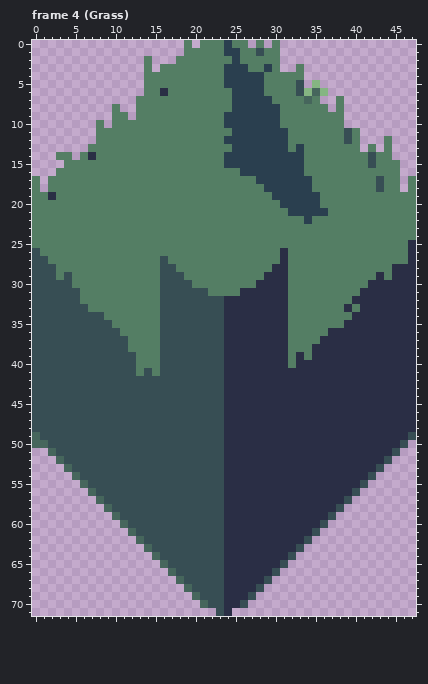
Pixel-art file, stored at resources/asesprite/blocks/nodes.aseprite. The picture above was drawn from the file before the commit.
48x72 pixels, 6 frames. Shown: frame 4 (Grass). The commit also changed other frames, which this record leaves out.
The same view after the edit:
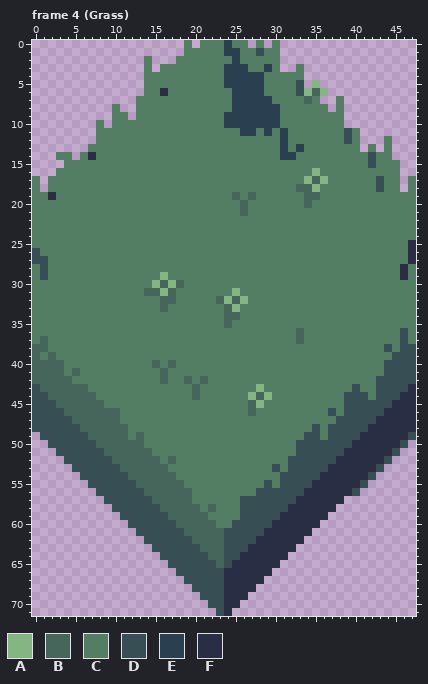
Palette (. is transparent): A #85b582  B #46665c  C #547e64  D #374e54  E #2a3f4f  F #2a2e45
Changes in this commit:
layer "vertical half" added
Frame 4 (Grass), layers "vertical half", "solid":
y 11: x 25 E -> C; x 28 E -> C; x 30 E -> C
y 12: x 24..30 EEEEEEE -> CCCCCCC
y 13: x 25..30 EEEEEE -> CCCCCC
y 14: x 24..30 EEEEEEE -> CCCCCCC; x 33 E -> C
y 15: x 24..33 EEEEEEEEEE -> CCCCCCCCCC
y 16: x 26..33 EEEEEEEE -> CCCCCCCC; x 35 C -> A
y 17: x 28..36 EEEEEEECC -> CCCCCCABA
y 18: x 29..35 EEEEEEC -> CCCCBBA
y 19: x 25 C -> B; x 27 C -> B; x 30..35 EEEEEE -> CCCCBB
y 20: x 26 C -> B; x 31..35 EEEEE -> CCCBC
y 21: x 26 C -> B; x 32..36 EEEEE -> CCCCC
y 22: x 34 E -> C
y 26: x 31 F -> C
y 27: x 16 D -> C; x 31 F -> C
y 28: x 0 D -> C; x 2 D -> C; x 16..17 DD -> CC; x 30..31 FF -> CC; x 45 F -> C; x 47 F -> C
y 29: x 0 D -> C; x 2 D -> C; x 4 D -> C; x 16..18 DDD -> ACC; x 29..31 FFF -> CCC; x 43 F -> C; x 45 F -> C; x 47 F -> C
y 30: x 0..4 DDDDD -> CCCCC; x 15..19 CDDDD -> ABABC; x 28..31 FFFF -> CCCC; x 42..47 FFFFFF -> CCCCCC
y 31: x 0..5 DDDDDD -> CCCCCC; x 14..21 CCDDDDDD -> BBABCCCC; x 25..31 CFFFFFF -> ACCCCCC; x 41..47 FFFFFFF -> CCCCCCC
y 32: x 0..5 DDDDDD -> CCCCCC; x 16..31 DDDDDDDDFFFFFFFF -> BBCCCCCBABACCCCC; x 40..47 FFFFFFFF -> CCCCCCCC
y 33: x 0..6 DDDDDDD -> CCCCCCC; x 16..31 DDDDDDDDFFFFFFFF -> BCCCCCCCBACCCCCC; x 39 F -> C; x 41..47 FFFFFFF -> CCCCCCC
y 34: x 0..8 DDDDDDDDD -> CCCCCCCCC; x 16..31 DDDDDDDDFFFFFFFF -> CCCCCCCCBBCCCCCC; x 40..47 FFFFFFFF -> CCCCCCCC
y 35: x 0..9 DDDDDDDDDD -> CCCCCCCCCC; x 16..31 DDDDDDDDFFFFFFFF -> CCCCCCCCBCCCCCCC; x 39..47 FFFFFFFFF -> CCCCCCCCC
y 36: x 0..10 DDDDDDDDDDD -> CCCCCCCCCCC; x 16..31 DDDDDDDDFFFFFFFF -> CCCCCCCCCCCCCCCC; x 33 C -> B; x 37..47 FFFFFFFFFFF -> CCCCCCCCCDC
y 37: x 0..11 DDDDDDDDDDDD -> CBCCCCCCCCCC; x 16..31 DDDDDDDDFFFFFFFF -> CCCCCCCCCCCCCCCC; x 33 C -> B; x 36..47 FFFFFFFFFFFF -> CCCCCCCCCCDC
y 38: x 0..11 DDDDDDDDDDDD -> BBCCCCCCCCCC; x 16..31 DDDDDDDDFFFFFFFF -> CCCCCCCCCCCCCCCC; x 35..47 FFFFFFFFFFFFF -> CCCCCCCCCDCDD
y 39: x 0..12 DDDDDDDDDDDDD -> BCBCCCCCCCCCC; x 16..31 DDDDDDDDFFFFFFFF -> CCCCCCCCCCCCCCCC; x 33 F -> C; x 35..47 FFFFFFFFFFFFF -> CCCCCCCCCCDDD
y 40: x 0..12 DDDDDDDDDDDDD -> BBBBCCCCCCCCC; x 15..31 CDDDDDDDDFFFFFFFF -> BCBCCCCCCCCCCCCCC; x 33..47 FFFFFFFFFFFFFFF -> CCCCCCCCCCCDDDD
y 41: x 0..12 DDDDDDDDDDDDD -> BBBBCBCCCCCCC; x 14 D -> C; x 16..47 DDDDDDDDFFFFFFFFFFFFFFFFFFFFFFFF -> BCCCCCCCCCCCCCCCCCCCCCCCCCCCDDDD
y 42: x 0..47 DDDDDDDDDDDDDDDDDDDDDDDDFFFFFFFFFFFFFFFFFFFFFFFF -> BBBBBCCCCCCCCCCCBCCBCBCCCCCCCCCCCCCCCCCCCCCDDDDD
y 43: x 1..46 DDDDDDDDDDDDDDDDDDDDDDDFFFFFFFFFFFFFFFFFFFFFFF -> BBBBBBCCCCCCCCCCCCCBCCCCCCCACCCCCCCCCCCDCCDDDD
y 44: x 2..45 DDDDDDDDDDDDDDDDDDDDDDFFFFFFFFFFFFFFFFFFFFFF -> BBBBBBCCCCCCCCCCCCBCCCCCCABACCCCCCCCCDDDCDDD
y 45: x 3..44 DDDDDDDDDDDDDDDDDDDDDFFFFFFFFFFFFFFFFFFFFF -> BBBBBBCCCCCCCCCCCCCCCCCCBACCCCCCCCCCDDDDDD
y 46: x 4..43 DDDDDDDDDDDDDDDDDDDDFFFFFFFFFFFFFFFFFFFF -> BBBBBBBCCCCCCCCCCCCCCCCBCCCCCCCCCDCDDDDD
y 47: x 5..42 DDDDDDDDDDDDDDDDDDDFFFFFFFFFFFFFFFFFFF -> BBBBBBCCCCCCCCCCCCCCCCCCCCCCCCCCCDDDDD
y 48: x 6..41 DDDDDDDDDDDDDDDDDDFFFFFFFFFFFFFFFFFF -> BBBBBBCCCCCCCCCCCCCCCCCCCCCCCDCDDDDD
y 49: x 0 B -> .; x 7..40 DDDDDDDDDDDDDDDDDFFFFFFFFFFFFFFFFF -> BBBBBCBCCCCCCCCCCCCCCCCCCCCDDCDDDD
y 50: x 0..1 BB -> ..; x 8..39 DDDDDDDDDDDDDDDDFFFFFFFFFFFFFFFF -> BBBBBBCCCCCCCCCCCCCCCCCCCDDDDDDD
y 51: x 2 B -> .; x 9..38 DDDDDDDDDDDDDDDFFFFFFFFFFFFFFF -> BBBBBBCCCCCCCCCCCCCCCCCCDDDDDD
y 52: x 3 B -> .; x 10..37 DDDDDDDDDDDDDDFFFFFFFFFFFFFF -> BBBBBBCBCCCCCCCCCCCCCCDDDDDD
y 53: x 4 B -> .; x 11..36 DDDDDDDDDDDDDFFFFFFFFFFFFF -> BBBBBBCCCCCCCCCCCCCDCDDDDD
y 54: x 5 B -> .; x 12..35 DDDDDDDDDDDDFFFFFFFFFFFF -> BBBBBBCCCCCCCCCCCCCDDDDD
y 55: x 6 B -> .; x 13..34 DDDDDDDDDDDFFFFFFFFFFF -> BBBBBBCCCCCCCCCCDCDDDD
y 56: x 7 B -> .; x 14..33 DDDDDDDDDDFFFFFFFFFF -> BBBBBBCCCCCCCCDDDDDD
y 57: x 8 B -> .; x 15..32 DDDDDDDDDFFFFFFFFF -> BBBBBCCCCCCDDDDDDD; x 39 D -> .
y 58: x 9 B -> .; x 16..31 DDDDDDDDFFFFFFFF -> BBBBBCBCCCDDDDDD; x 38 D -> .
y 59: x 10 B -> .; x 17..30 DDDDDDDFFFFFFF -> BBBBBCCCCDDDDD; x 37 D -> .
y 60: x 11 B -> .; x 18..29 DDDDDDFFFFFF -> BBBBBCCDDDDD; x 36 D -> .
y 61: x 12 B -> .; x 19..28 DDDDDFFFFF -> BBBBBDDDDD; x 35 D -> .
y 62: x 13 B -> .; x 20..27 DDDDFFFF -> BBBBDDDD; x 34 D -> .
y 63: x 14 B -> .; x 21..26 DDDFFF -> BBBDDD; x 33 D -> .
y 64: x 15 B -> .; x 22..25 DDFF -> BBDD; x 32 D -> .
y 65: x 16 B -> .; x 23..24 DF -> BD; x 31 D -> .
y 66: x 17 B -> .; x 30 D -> .
y 67: x 18 B -> .; x 29 D -> .
y 68: x 19 B -> .; x 28 D -> .
y 69: x 20 B -> .; x 27 D -> .
y 70: x 21 B -> .; x 26 D -> .
